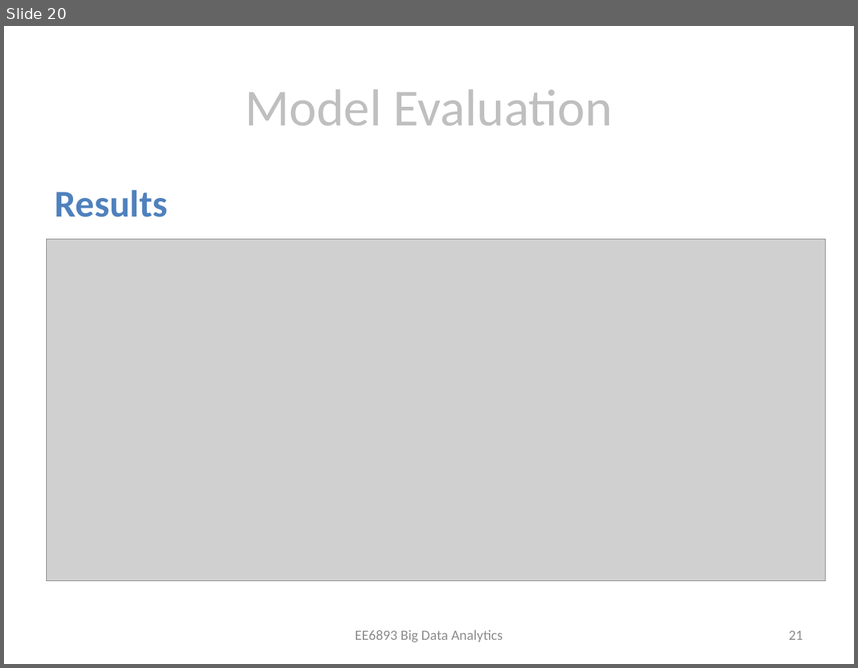
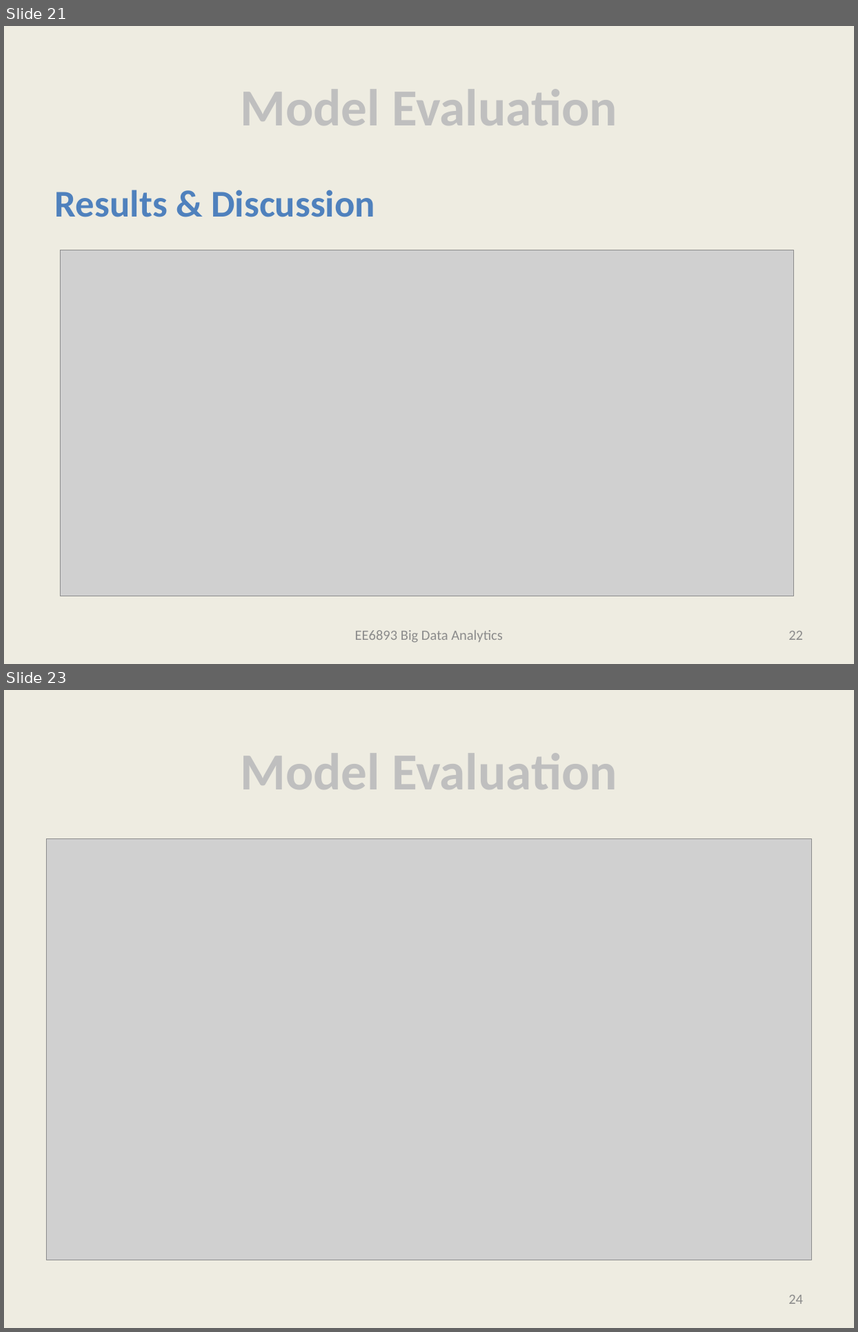
Before and after one commit to bertomartin/big-data-analytics, a slide deck: FinalPresentation.pptx. Shown one above the other, each under a label of ours: slide 20 before the commit, slides 21 and 23 after it; the slides between them are not shown. The pictures are 858x668 and 858x1332 pixels, drawn with LibreOffice and Linux fonts; fonts in the diff are those of the drawing; grey boxes stand for pictures. Boxes give left, top, right and bottom in pixels: in the first picture for what was removed or moved away, otherwise in the second. Text is boxed around its words. In the diff, an @@ line names an element or a change of style, - is before the commit and + after.

Commit message:
updating models. moving combined_features to live under models

```diff
--- a/FinalPresentation.pptx
+++ b/FinalPresentation.pptx
@@ slide 23 added at (4, 690, 854, 1328), background #EEECE1 @@
@@ title added at (240, 753, 617, 789), 44 pt, text #BFBFBF, bold @@
+Model Evaluation
@@ picture added at (47, 839, 811, 1259) @@
@@ page number added at (789, 1294, 803, 1303), 12 pt, text #8C8C8C @@
+24
@@ what was slide 20 is now slide 21 @@
@@ slide 21 changed as well @@
@@ background #FFFFFF to #EEECE1 @@
@@ title "Model Evaluation" at (240, 89, 617, 125): bold on @@
@@ text at (55, 190, 375, 217): text changed @@
-Results
+Results & Discussion
@@ picture: place and size @@
-picture at (47, 239, 826, 580)
+picture at (60, 250, 793, 595)
@@ page number at (789, 630, 803, 639): text changed @@
-21
+22
```
Also in this commit, not shown: 19 other slides changed, 5 other slides added, 1 slide removed, 3 other files.
